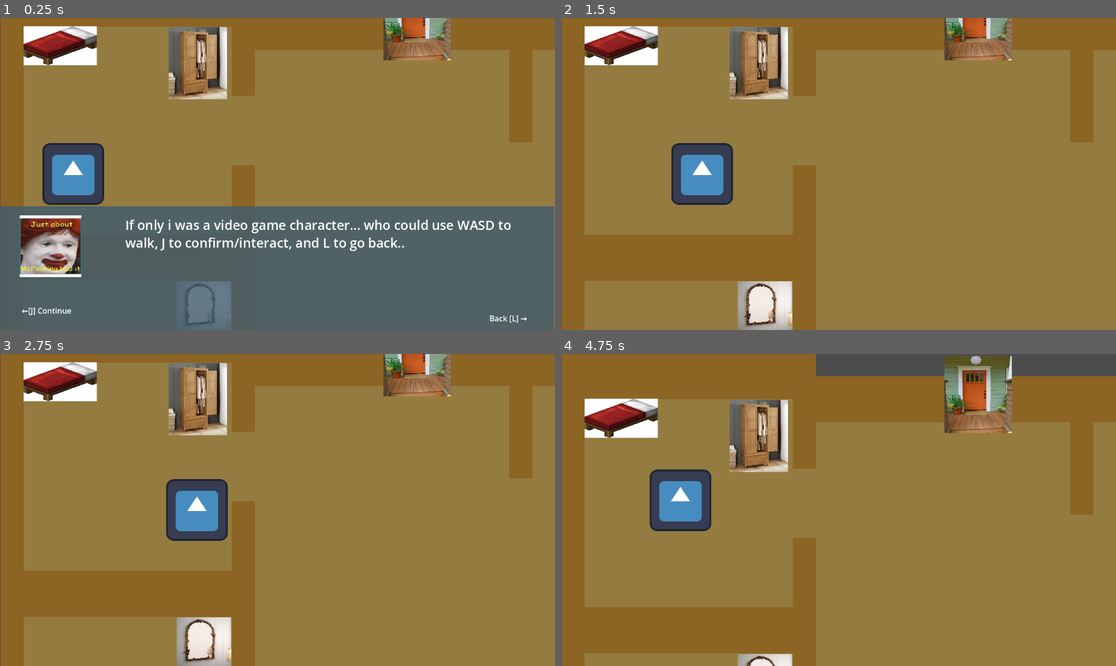
Above: before the commit, frames 1-4 (two rows, left to right).
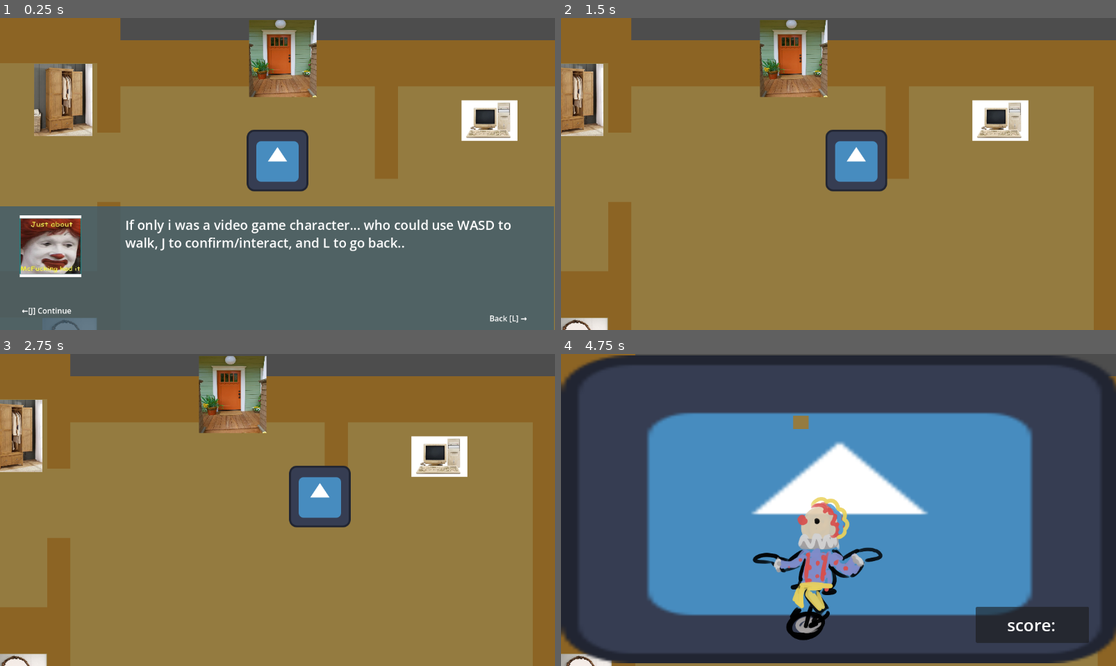
Above: after the commit, the same moments.

Repository: Isabelle1909/JuggleManMania
Game: Godot game, scene res://scenes/house_level/house.tscn
The game is run twice, just before and just after one commit, with the same random seed, the same clock (stepped at 60 frames per second) and the same inputs. The engine's default icon, where the game draws it, is replaced by a stand-in: a white triangle on a blue panel in a dark square.
Inputs:
- Up to frame 1 (0.25 s): no input
- Up to frame 2 (1.5 s): tap Enter at 0.5 s; hold D (move_right) 0.53-1.28 s; tap J (interact) at 0.6 s; tap T (test input 1) at 0.8, 1.35 s; hold L (back) from 1.28 s (still down)
- Up to frame 3 (2.75 s): tap Y (test input 2) at 1.55, 2.1 s; tap Space at 2 s; release L (back) at 2.03 s; hold D (move_right) from 2.03 s (still down); tap J (interact) at 2.3 s
- Up to frame 4 (4.75 s): release D (move_right) at 2.78 s; hold Up (ui_up) 2.78-3.53 s; tap J (interact) at 2.85, 4.55 s; tap T (test input 1) at 3.05, 3.6 s; hold A (move_left) from 3.53 s (still down); tap Y (test input 2) at 3.8, 4.35 s

The runs differ from the first frame. In frame 1, 31% of the frame differs, in the area x 0-100%, y 0-100%; in frame 2, 44%; in frame 3, 43%; in frame 4, 96%.

Commit message:
juggling_nice

Diff:
--- a/juggle-man-mania-project/physics_materials/hands.tres
+++ b/juggle-man-mania-project/physics_materials/hands.tres
@@ -1,4 +1,3 @@
 [gd_resource type="PhysicsMaterial" format=3 uid="uid://c2to4k8odqbfh"]
 
 [resource]
-absorbent = true
--- a/juggle-man-mania-project/scenes/house_level/house.tscn
+++ b/juggle-man-mania-project/scenes/house_level/house.tscn
@@ -43,13 +43,13 @@
 tile_set = ExtResource("2_qf7xi")
 
 [node name="player" parent="." unique_id=1271940088 instance=ExtResource("3_cyy7t")]
-position = Vector2(7, 210)
+position = Vector2(710, 106)
 
 [node name="RemoteTransform2D" type="RemoteTransform2D" parent="player" unique_id=1791628829]
 remote_path = NodePath("../../Camera2D")
 
 [node name="Camera2D" type="Camera2D" parent="." unique_id=423019317]
-position = Vector2(7, 210)
+position = Vector2(710, 106)
 limit_left = -145
 limit_top = -190
 limit_right = 1390
--- a/juggle-man-mania-project/scenes/juggling_level/juggling_scene.tscn
+++ b/juggle-man-mania-project/scenes/juggling_level/juggling_scene.tscn
@@ -12,7 +12,7 @@
 normal = Vector2(-1, 0)
 
 [sub_resource type="RectangleShape2D" id="RectangleShape2D_gq0ih"]
-size = Vector2(1170, 133)
+size = Vector2(1603, 133)
 
 [node name="juggling_scene" type="Node2D" unique_id=1394213028]
 script = ExtResource("1_ho08g")
@@ -45,7 +45,7 @@
 [node name="dampener" type="Area2D" parent="Boundaries" unique_id=1006477699]
 
 [node name="CollisionShape2D" type="CollisionShape2D" parent="Boundaries/dampener" unique_id=921140774]
-position = Vector2(575, 26.5)
+position = Vector2(595.5, 26.5)
 shape = SubResource("RectangleShape2D_gq0ih")
 
 [node name="juggling_ball" parent="." unique_id=249419388 groups=["ball", "juggling_item"] instance=ExtResource("4_dmc83")]
--- a/juggle-man-mania-project/scripts/global/system_manager.gd
+++ b/juggle-man-mania-project/scripts/global/system_manager.gd
@@ -6,7 +6,8 @@
 var current_jp = 0
 var total_jp = 0
 var juggleMan = load("res://scenes/juggling_level/juggling_scene.tscn")
-var menu = load("res://scenes/ui_scenes/ResultsScreenUI.tscn")
+var results_scr = load("res://scenes/ui_scenes/ResultsScreenUI.tscn")
+var help_scr = load("res://scenes/ui_scenes/HelpScreen.tscn")
 
 func calculate_mood():
 	#use total JP / potential JP to figure out mood
@@ -22,7 +23,14 @@
 func increment_day():
 	day += 1
 
+func update_scores(to_add):
+	total_jp += to_add
+	current_jp += to_add
 
-func inst():
+func instj():
 	var instance = juggleMan.instantiate()
 	return(instance)
+
+func instr():
+	var instance = results_scr.instantiate()
+	return(instance)
--- a/juggle-man-mania-project/scripts/house_level/house.gd
+++ b/juggle-man-mania-project/scripts/house_level/house.gd
@@ -14,14 +14,10 @@
 		player.disabled = true
 	TextManager.tb = text_box
 
-func open_juggling():
-	print(adjustment)
-	inst = SystemManager.inst()
+func open_instance(instance):
+	inst = instance
 	inst.position.x = (player.position.x - get_viewport_rect().size.x / 2)
 	inst.position.y = (player.position.y - get_viewport_rect().size.y / 2)
-
-
-
 	if inst.position.y > 910 - get_viewport_rect().size.y:
 		inst.position.y = 910 - get_viewport_rect().size.y
 	elif inst.position.y < -190:
@@ -29,17 +25,22 @@
 
 	add_child(inst)
 
+func close_juggling():
+	if inst != null:
+		SystemManager.update_scores(inst.score)
+		inst.free()
+		open_instance(SystemManager.instr())
+		print(SystemManager.total_jp)
+
+
+
 
 # Called every frame. 'delta' is the elapsed time since the previous frame.
 @warning_ignore("unused_parameter")
 
 func _physics_process(delta: float) -> void:
-
-	if Input.is_action_just_pressed("test input 1"):
-		pass
-		#inst = SystemManager.inst()
-		#add_child(inst)
-	if Input.is_action_just_pressed("test input 2"):
-		pass
-		#if is_instance_valid(inst):
-		#	inst.free()
+	if inst != null:
+		print(inst.name)
+		if inst.finish :
+			if inst.name.contains("juggling"):
+				close_juggling()
--- a/juggle-man-mania-project/scripts/house_level/player.gd
+++ b/juggle-man-mania-project/scripts/house_level/player.gd
@@ -37,7 +37,7 @@
 			disabled = false
 		elif item_near.contains("door")&&!instanced:
 			disabled = true
-			get_parent().open_juggling()
+			get_parent().open_instance(SystemManager.instj())
 			instanced = true
 		elif !item_near.contains("none")&&!item_near.contains("Wall")&&!instanced:
 			print(item_near)
--- a/juggle-man-mania-project/scripts/juggling_level/juggling_playerMovement.gd
+++ b/juggle-man-mania-project/scripts/juggling_level/juggling_playerMovement.gd
@@ -1,6 +1,6 @@
 extends CharacterBody2D
 
-@export var movement_speed : float = 300
+@export var movement_speed : float = 400
 var character_direction : Vector2
 var done = true
 var score = 0
--- a/juggle-man-mania-project/scripts/juggling_level/juggling_scene.gd
+++ b/juggle-man-mania-project/scripts/juggling_level/juggling_scene.gd
@@ -5,9 +5,15 @@
 
 
 var score = 0
-var timer = 10 * 60
+var timer = 10
+var finish = false
 
 func _physics_process(delta: float) -> void:
+	if timer > 0:
+		timer -= delta
+	else:
+		finish = true
+		print("TIMEOUT")
 	if score != player.score:
 		score = player.score
 		update_score_display()
@@ -22,7 +28,8 @@
 func _on_dampener_body_entered(body: Node2D) -> void:
 	if body.is_in_group("juggling_object"):
 		if body.is_in_group("ball"):
-			body.linear_damp = 20.0
+			body.linear_damp = 1000.0
+			body.angular_damp = 1000.0
 
 
 
@@ -31,3 +38,4 @@
 	if body.is_in_group("juggling_object"):
 		if body.is_in_group("ball"):
 			body.linear_damp = 0.0
+			body.angular_damp = 0.0
Not shown: 2 places in juggle-man-mania-project/tilesets/game_tile_set.tres that only renumber resources
